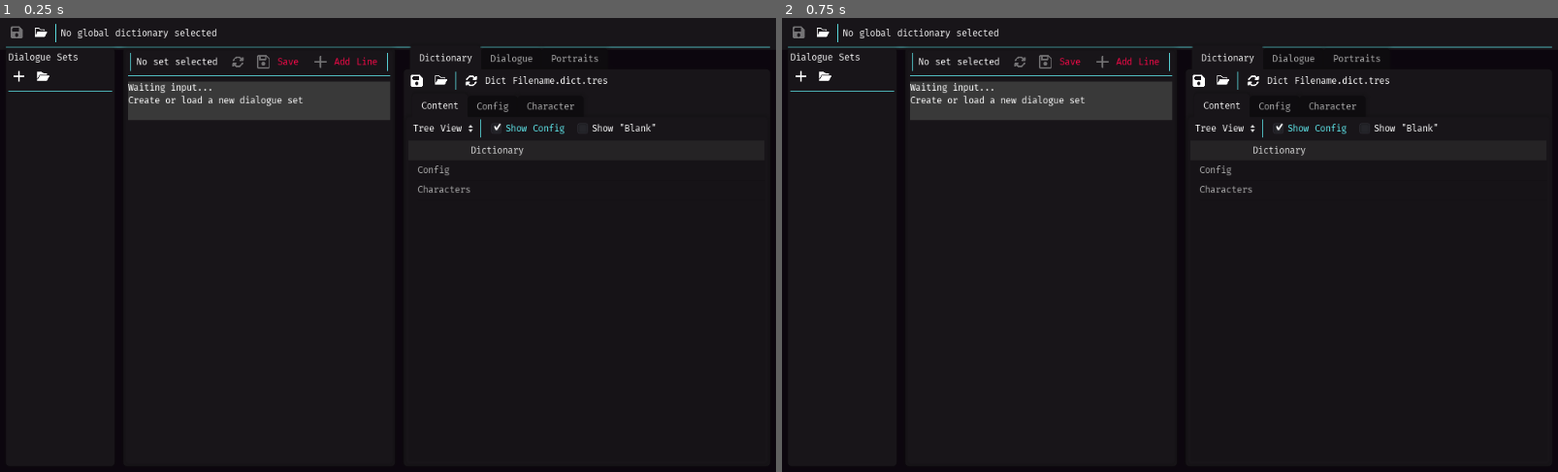
Above: before the commit, frames 1-2 (left to right).
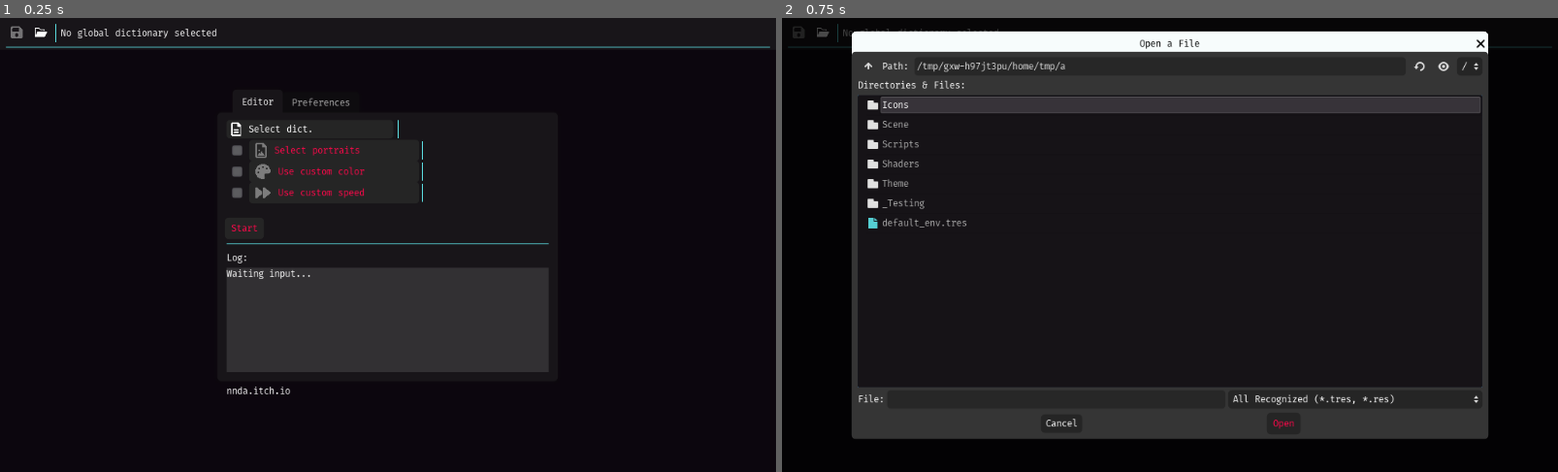
Above: after the commit, the same moments.

Repository: nndda/dlg-set-editor
Game: Godot game, scene res://Scene/MainApp.tscn
Two runs of this game, one before a commit and one after it. Both use one fixed random seed, a clock stepped at 60 frames per second and the inputs below.
Inputs (mouse positions are in pixels of both pictures, inside the frame that each line leads up to):
- Up to frame 1 (0.25 s): no input
- Up to frame 2 (0.75 s): click (1092, 126) at 0.5 s, where only the run after the commit has a clickable "Select dict."

The runs differ from the first frame. In frame 1, 16% of the frame differs, in the area x 1-99%, y 6-83%; in frame 2, 19%, in the area x 0-100%, y 1-93%.
Error in both runs: Invalid get index 'auto_backup' (on base: 'String'). (res://global.gd:54)

Commit message:
Clean up and add more UI elements

Diff:
--- a/Scene/MainApp.tscn
+++ b/Scene/MainApp.tscn
@@ -27,6 +27,7 @@
 [ext_resource path="res://Scene/DictionaryEditor.gd" type="Script" id=25]
 [ext_resource path="res://Scripts/DlgSetsCrawler.gd" type="Script" id=26]
 [ext_resource path="res://Scripts/DlgSetsCrawler_Logs.gd" type="Script" id=27]
+[ext_resource path="res://Icons/pen-solid.svg" type="Texture" id=28]
 
 [sub_resource type="ShaderMaterial" id=8]
 shader = ExtResource( 11 )
@@ -182,23 +183,23 @@
 custom_constants/separation = 6
 
 [node name="MainEditor" type="HSplitContainer" parent="."]
+visible = false
 anchor_right = 1.0
 anchor_bottom = 1.0
 margin_left = 8.0
 margin_top = 44.0
 margin_right = -8.0
-margin_bottom = -8.0
 split_offset = 45
 
 [node name="DlgSetsPanel" type="PanelContainer" parent="MainEditor"]
-margin_right = 143.0
-margin_bottom = 552.0
+margin_right = 51.0
+margin_bottom = 560.0
 
 [node name="Main" type="VBoxContainer" parent="MainEditor/DlgSetsPanel"]
 margin_left = 3.0
 margin_top = 3.0
 margin_right = 140.0
-margin_bottom = 549.0
+margin_bottom = 557.0
 
 [node name="Label" type="Label" parent="MainEditor/DlgSetsPanel/Main"]
 margin_right = 137.0
@@ -255,26 +256,26 @@
 script = ExtResource( 9 )
 
 [node name="Sets_Dict" type="HSplitContainer" parent="MainEditor"]
-margin_left = 155.0
+margin_left = 63.0
 margin_right = 1008.0
-margin_bottom = 552.0
+margin_bottom = 560.0
 
 [node name="DlgEditorPanel" type="PanelContainer" parent="MainEditor/Sets_Dict"]
-margin_right = 358.0
-margin_bottom = 552.0
+margin_right = 6.0
+margin_bottom = 560.0
 
 [node name="ArraySetEditor" parent="MainEditor/Sets_Dict/DlgEditorPanel" instance=ExtResource( 2 )]
 margin_left = 3.0
 margin_top = 3.0
 margin_right = 355.0
-margin_bottom = 549.0
+margin_bottom = 557.0
 rect_min_size = Vector2( 270, 0 )
 size_flags_horizontal = 3
 
 [node name="DictionaryPanel" type="TabContainer" parent="MainEditor/Sets_Dict"]
-margin_left = 370.0
-margin_right = 853.0
-margin_bottom = 552.0
+margin_left = 18.0
+margin_right = 945.0
+margin_bottom = 560.0
 tab_align = 0
 script = ExtResource( 25 )
 
@@ -340,14 +341,15 @@
 text = "Dict Filename.dict.tres"
 
 [node name="Control" type="HBoxContainer" parent="MainEditor/Sets_Dict/DictionaryPanel/Dictionary"]
+visible = false
 margin_top = 28.0
 margin_right = 477.0
 margin_bottom = 28.0
 
 [node name="Panel" type="TabContainer" parent="MainEditor/Sets_Dict/DictionaryPanel/Dictionary"]
-margin_top = 32.0
+margin_top = 28.0
 margin_right = 477.0
-margin_bottom = 518.0
+margin_bottom = 526.0
 size_flags_horizontal = 3
 size_flags_vertical = 3
 tab_align = 0
@@ -357,7 +359,7 @@
 anchor_right = 1.0
 anchor_bottom = 1.0
 margin_left = 3.0
-margin_top = 31.0
+margin_top = 28.0
 margin_right = -3.0
 margin_bottom = -3.0
 
@@ -399,7 +401,7 @@
 [node name="Tree" type="Tree" parent="MainEditor/Sets_Dict/DictionaryPanel/Dictionary/Panel/Content"]
 margin_top = 28.0
 margin_right = 471.0
-margin_bottom = 452.0
+margin_bottom = 464.0
 size_flags_horizontal = 3
 size_flags_vertical = 3
 columns = 2
@@ -416,10 +418,11 @@
 selection_enabled = true
 
 [node name="Config" type="VBoxContainer" parent="MainEditor/Sets_Dict/DictionaryPanel/Dictionary/Panel"]
+visible = false
 anchor_right = 1.0
 anchor_bottom = 1.0
 margin_left = 3.0
-margin_top = 31.0
+margin_top = 28.0
 margin_right = -3.0
 margin_bottom = -3.0
 
@@ -427,10 +430,21 @@
 margin_right = 471.0
 margin_bottom = 4.0
 
+[node name="use_portraits_warn" type="Button" parent="MainEditor/Sets_Dict/DictionaryPanel/Dictionary/Panel/Config"]
+modulate = Color( 1, 0.921569, 0, 1 )
+margin_top = 8.0
+margin_right = 471.0
+margin_bottom = 32.0
+mouse_filter = 2
+text = "Portrait undefined, load the image file at the \"Portraits\" tab"
+flat = true
+align = 0
+expand_icon = true
+
 [node name="use_portraits" type="CheckBox" parent="MainEditor/Sets_Dict/DictionaryPanel/Dictionary/Panel/Config"]
-margin_top = 8.0
-margin_right = 471.0
-margin_bottom = 32.0
+margin_top = 36.0
+margin_right = 471.0
+margin_bottom = 60.0
 size_flags_horizontal = 3
 text = " Use Portraits"
 icon = ExtResource( 19 )
@@ -438,9 +452,9 @@
 script = ExtResource( 16 )
 
 [node name="PortraitConfig" type="VBoxContainer" parent="MainEditor/Sets_Dict/DictionaryPanel/Dictionary/Panel/Config"]
-margin_top = 36.0
-margin_right = 471.0
-margin_bottom = 188.0
+margin_top = 64.0
+margin_right = 471.0
+margin_bottom = 216.0
 
 [node name="Label" type="Label" parent="MainEditor/Sets_Dict/DictionaryPanel/Dictionary/Panel/Config/PortraitConfig"]
 margin_right = 471.0
@@ -556,14 +570,14 @@
 suffix = "px"
 
 [node name="HSeparator2" type="HSeparator" parent="MainEditor/Sets_Dict/DictionaryPanel/Dictionary/Panel/Config"]
-margin_top = 192.0
-margin_right = 471.0
-margin_bottom = 196.0
+margin_top = 220.0
+margin_right = 471.0
+margin_bottom = 224.0
 
 [node name="use_custom_color" type="CheckBox" parent="MainEditor/Sets_Dict/DictionaryPanel/Dictionary/Panel/Config"]
-margin_top = 200.0
-margin_right = 471.0
-margin_bottom = 224.0
+margin_top = 228.0
+margin_right = 471.0
+margin_bottom = 252.0
 size_flags_horizontal = 3
 text = " Use custom color"
 icon = ExtResource( 17 )
@@ -571,39 +585,45 @@
 script = ExtResource( 16 )
 
 [node name="HSeparator3" type="HSeparator" parent="MainEditor/Sets_Dict/DictionaryPanel/Dictionary/Panel/Config"]
-margin_top = 228.0
-margin_right = 471.0
-margin_bottom = 232.0
+margin_top = 256.0
+margin_right = 471.0
+margin_bottom = 260.0
 
 [node name="use_custom_speed" type="CheckBox" parent="MainEditor/Sets_Dict/DictionaryPanel/Dictionary/Panel/Config"]
-margin_top = 236.0
-margin_right = 471.0
-margin_bottom = 260.0
+margin_top = 264.0
+margin_right = 471.0
+margin_bottom = 288.0
 size_flags_horizontal = 3
 text = " Use custom speed"
 icon = ExtResource( 18 )
 expand_icon = true
 script = ExtResource( 16 )
 
-[node name="Character" type="VBoxContainer" parent="MainEditor/Sets_Dict/DictionaryPanel/Dictionary/Panel"]
-visible = false
+[node name="Character" type="ScrollContainer" parent="MainEditor/Sets_Dict/DictionaryPanel/Dictionary/Panel"]
 anchor_right = 1.0
 anchor_bottom = 1.0
 margin_left = 3.0
 margin_top = 31.0
 margin_right = -3.0
 margin_bottom = -3.0
-
-[node name="Current" type="HBoxContainer" parent="MainEditor/Sets_Dict/DictionaryPanel/Dictionary/Panel/Character"]
-margin_right = 471.0
-margin_bottom = 24.0
-
-[node name="Options" type="OptionButton" parent="MainEditor/Sets_Dict/DictionaryPanel/Dictionary/Panel/Character/Current"]
+scroll_horizontal_enabled = false
+
+[node name="Item" type="VBoxContainer" parent="MainEditor/Sets_Dict/DictionaryPanel/Dictionary/Panel/Character"]
+margin_right = 471.0
+margin_bottom = 464.0
+size_flags_horizontal = 3
+size_flags_vertical = 3
+
+[node name="Current" type="HBoxContainer" parent="MainEditor/Sets_Dict/DictionaryPanel/Dictionary/Panel/Character/Item"]
+margin_right = 471.0
+margin_bottom = 24.0
+
+[node name="Options" type="OptionButton" parent="MainEditor/Sets_Dict/DictionaryPanel/Dictionary/Panel/Character/Item/Current"]
 margin_right = 407.0
 margin_bottom = 24.0
 size_flags_horizontal = 3
 
-[node name="New" type="Button" parent="MainEditor/Sets_Dict/DictionaryPanel/Dictionary/Panel/Character/Current"]
+[node name="New" type="Button" parent="MainEditor/Sets_Dict/DictionaryPanel/Dictionary/Panel/Character/Item/Current"]
 margin_left = 411.0
 margin_right = 439.0
 margin_bottom = 24.0
@@ -612,7 +632,7 @@
 icon_align = 1
 expand_icon = true
 
-[node name="Delete" type="Button" parent="MainEditor/Sets_Dict/DictionaryPanel/Dictionary/Panel/Character/Current"]
+[node name="Delete" type="Button" parent="MainEditor/Sets_Dict/DictionaryPanel/Dictionary/Panel/Character/Item/Current"]
 margin_left = 443.0
 margin_right = 471.0
 margin_bottom = 24.0
@@ -621,12 +641,12 @@
 icon_align = 1
 expand_icon = true
 
-[node name="HSeparator" type="HSeparator" parent="MainEditor/Sets_Dict/DictionaryPanel/Dictionary/Panel/Character"]
+[node name="HSeparator" type="HSeparator" parent="MainEditor/Sets_Dict/DictionaryPanel/Dictionary/Panel/Character/Item"]
 margin_top = 28.0
 margin_right = 471.0
 margin_bottom = 32.0
 
-[node name="Name" type="Label" parent="MainEditor/Sets_Dict/DictionaryPanel/Dictionary/Panel/Character"]
+[node name="Name" type="Label" parent="MainEditor/Sets_Dict/DictionaryPanel/Dictionary/Panel/Character/Item"]
 margin_top = 36.0
 margin_right = 471.0
 margin_bottom = 54.0
@@ -634,12 +654,12 @@
 text = "Character's Name"
 align = 1
 
-[node name="CenterContainer" type="CenterContainer" parent="MainEditor/Sets_Dict/DictionaryPanel/Dictionary/Panel/Character"]
+[node name="CenterContainer" type="CenterContainer" parent="MainEditor/Sets_Dict/DictionaryPanel/Dictionary/Panel/Character/Item"]
 margin_top = 58.0
 margin_right = 471.0
 margin_bottom = 250.0
 
-[node name="TextureRect" type="TextureRect" parent="MainEditor/Sets_Dict/DictionaryPanel/Dictionary/Panel/Character/CenterContainer"]
+[node name="TextureRect" type="TextureRect" parent="MainEditor/Sets_Dict/DictionaryPanel/Dictionary/Panel/Character/Item/CenterContainer"]
 margin_left = 139.0
 margin_right = 331.0
 margin_bottom = 192.0
@@ -647,46 +667,98 @@
 texture = SubResource( 10 )
 expand = true
 
-[node name="CurrentChr" type="VBoxContainer" parent="MainEditor/Sets_Dict/DictionaryPanel/Dictionary/Panel/Character"]
+[node name="CurrentChr" type="VBoxContainer" parent="MainEditor/Sets_Dict/DictionaryPanel/Dictionary/Panel/Character/Item"]
 margin_top = 254.0
 margin_right = 471.0
 margin_bottom = 300.0
 
-[node name="Label" type="Label" parent="MainEditor/Sets_Dict/DictionaryPanel/Dictionary/Panel/Character/CurrentChr"]
+[node name="Label" type="Label" parent="MainEditor/Sets_Dict/DictionaryPanel/Dictionary/Panel/Character/Item/CurrentChr"]
 margin_right = 471.0
 margin_bottom = 18.0
 size_flags_horizontal = 3
 text = "Character's Name"
 
-[node name="LineEdit" type="LineEdit" parent="MainEditor/Sets_Dict/DictionaryPanel/Dictionary/Panel/Character/CurrentChr"]
+[node name="LineEdit" type="LineEdit" parent="MainEditor/Sets_Dict/DictionaryPanel/Dictionary/Panel/Character/Item/CurrentChr"]
+visible = false
 margin_top = 22.0
 margin_right = 471.0
 margin_bottom = 46.0
 size_flags_horizontal = 3
 text = "Godette"
 
-[node name="CurrentExpressions" type="VBoxContainer" parent="MainEditor/Sets_Dict/DictionaryPanel/Dictionary/Panel/Character"]
+[node name="HBoxContainer" type="HBoxContainer" parent="MainEditor/Sets_Dict/DictionaryPanel/Dictionary/Panel/Character/Item/CurrentChr"]
+margin_top = 22.0
+margin_right = 471.0
+margin_bottom = 46.0
+
+[node name="LineEdit" type="LineEdit" parent="MainEditor/Sets_Dict/DictionaryPanel/Dictionary/Panel/Character/Item/CurrentChr/HBoxContainer"]
+margin_right = 439.0
+margin_bottom = 24.0
+size_flags_horizontal = 3
+text = "Godette"
+
+[node name="ColorPickerButton" type="ColorPickerButton" parent="MainEditor/Sets_Dict/DictionaryPanel/Dictionary/Panel/Character/Item/CurrentChr/HBoxContainer"]
+margin_left = 443.0
+margin_right = 471.0
+margin_bottom = 24.0
+rect_min_size = Vector2( 28, 0 )
+icon = ExtResource( 17 )
+icon_align = 1
+expand_icon = true
+color = Color( 1, 1, 1, 1 )
+edit_alpha = false
+
+[node name="CustomColor" type="VBoxContainer" parent="MainEditor/Sets_Dict/DictionaryPanel/Dictionary/Panel/Character/Item"]
+visible = false
+margin_top = 332.0
+margin_right = 463.0
+margin_bottom = 378.0
+
+[node name="Label" type="Label" parent="MainEditor/Sets_Dict/DictionaryPanel/Dictionary/Panel/Character/Item/CustomColor"]
+margin_right = 463.0
+margin_bottom = 18.0
+size_flags_horizontal = 3
+text = "Custom Color"
+
+[node name="ColorPickerButton" type="ColorPickerButton" parent="MainEditor/Sets_Dict/DictionaryPanel/Dictionary/Panel/Character/Item/CustomColor"]
+margin_top = 22.0
+margin_right = 463.0
+margin_bottom = 46.0
+icon_align = 1
+color = Color( 1, 1, 1, 1 )
+edit_alpha = false
+
+[node name="CurrentExpressions" type="VBoxContainer" parent="MainEditor/Sets_Dict/DictionaryPanel/Dictionary/Panel/Character/Item"]
 margin_top = 304.0
 margin_right = 471.0
 margin_bottom = 406.0
 
-[node name="Label" type="Label" parent="MainEditor/Sets_Dict/DictionaryPanel/Dictionary/Panel/Character/CurrentExpressions"]
+[node name="Label" type="Label" parent="MainEditor/Sets_Dict/DictionaryPanel/Dictionary/Panel/Character/Item/CurrentExpressions"]
 margin_right = 471.0
 margin_bottom = 18.0
 size_flags_horizontal = 3
 text = "Expressions"
 
-[node name="Current" type="HBoxContainer" parent="MainEditor/Sets_Dict/DictionaryPanel/Dictionary/Panel/Character/CurrentExpressions"]
+[node name="Current" type="HBoxContainer" parent="MainEditor/Sets_Dict/DictionaryPanel/Dictionary/Panel/Character/Item/CurrentExpressions"]
 margin_top = 22.0
 margin_right = 471.0
 margin_bottom = 46.0
 
-[node name="Options" type="OptionButton" parent="MainEditor/Sets_Dict/DictionaryPanel/Dictionary/Panel/Character/CurrentExpressions/Current"]
+[node name="Edit" type="Button" parent="MainEditor/Sets_Dict/DictionaryPanel/Dictionary/Panel/Character/Item/CurrentExpressions/Current"]
+margin_right = 28.0
+margin_bottom = 24.0
+rect_min_size = Vector2( 28, 0 )
+icon = ExtResource( 28 )
+icon_align = 1
+expand_icon = true
+
+[node name="Options" type="OptionButton" parent="MainEditor/Sets_Dict/DictionaryPanel/Dictionary/Panel/Character/Item/CurrentExpressions/Current"]
+margin_left = 32.0
 margin_right = 407.0
 margin_bottom = 24.0
 size_flags_horizontal = 3
 
-[node name="New" type="Button" parent="MainEditor/Sets_Dict/DictionaryPanel/Dictionary/Panel/Character/CurrentExpressions/Current"]
+[node name="New" type="Button" parent="MainEditor/Sets_Dict/DictionaryPanel/Dictionary/Panel/Character/Item/CurrentExpressions/Current"]
 margin_left = 411.0
 margin_right = 439.0
 margin_bottom = 24.0
@@ -695,7 +767,7 @@
 icon_align = 1
 expand_icon = true
 
-[node name="Delete" type="Button" parent="MainEditor/Sets_Dict/DictionaryPanel/Dictionary/Panel/Character/CurrentExpressions/Current"]
+[node name="Delete" type="Button" parent="MainEditor/Sets_Dict/DictionaryPanel/Dictionary/Panel/Character/Item/CurrentExpressions/Current"]
 margin_left = 443.0
 margin_right = 471.0
 margin_bottom = 24.0
@@ -704,19 +776,19 @@
 icon_align = 1
 expand_icon = true
 
-[node name="Column" type="HBoxContainer" parent="MainEditor/Sets_Dict/DictionaryPanel/Dictionary/Panel/Character/CurrentExpressions"]
+[node name="Column" type="HBoxContainer" parent="MainEditor/Sets_Dict/DictionaryPanel/Dictionary/Panel/Character/Item/CurrentExpressions"]
 margin_top = 50.0
 margin_right = 471.0
 margin_bottom = 74.0
 
-[node name="Label" type="Label" parent="MainEditor/Sets_Dict/DictionaryPanel/Dictionary/Panel/Character/CurrentExpressions/Column"]
+[node name="Label" type="Label" parent="MainEditor/Sets_Dict/DictionaryPanel/Dictionary/Panel/Character/Item/CurrentExpressions/Column"]
 margin_top = 3.0
 margin_right = 233.0
 margin_bottom = 21.0
 size_flags_horizontal = 3
 text = "Column"
 
-[node name="Value" type="SpinBox" parent="MainEditor/Sets_Dict/DictionaryPanel/Dictionary/Panel/Character/CurrentExpressions/Column"]
+[node name="Value" type="SpinBox" parent="MainEditor/Sets_Dict/DictionaryPanel/Dictionary/Panel/Character/Item/CurrentExpressions/Column"]
 margin_left = 237.0
 margin_right = 471.0
 margin_bottom = 24.0
@@ -728,19 +800,19 @@
 allow_greater = true
 align = 1
 
-[node name="Row" type="HBoxContainer" parent="MainEditor/Sets_Dict/DictionaryPanel/Dictionary/Panel/Character/CurrentExpressions"]
+[node name="Row" type="HBoxContainer" parent="MainEditor/Sets_Dict/DictionaryPanel/Dictionary/Panel/Character/Item/CurrentExpressions"]
 margin_top = 78.0
 margin_right = 471.0
 margin_bottom = 102.0
 
-[node name="Label" type="Label" parent="MainEditor/Sets_Dict/DictionaryPanel/Dictionary/Panel/Character/CurrentExpressions/Row"]
+[node name="Label" type="Label" parent="MainEditor/Sets_Dict/DictionaryPanel/Dictionary/Panel/Character/Item/CurrentExpressions/Row"]
 margin_top = 3.0
 margin_right = 233.0
 margin_bottom = 21.0
 size_flags_horizontal = 3
 text = "Row"
 
-[node name="Value" type="SpinBox" parent="MainEditor/Sets_Dict/DictionaryPanel/Dictionary/Panel/Character/CurrentExpressions/Row"]
+[node name="Value" type="SpinBox" parent="MainEditor/Sets_Dict/DictionaryPanel/Dictionary/Panel/Character/Item/CurrentExpressions/Row"]
 margin_left = 237.0
 margin_right = 471.0
 margin_bottom = 24.0
@@ -752,23 +824,15 @@
 allow_greater = true
 align = 1
 
-[node name="CustomColor" type="VBoxContainer" parent="MainEditor/Sets_Dict/DictionaryPanel/Dictionary/Panel/Character"]
+[node name="ControlChanges" type="VBoxContainer" parent="MainEditor/Sets_Dict/DictionaryPanel/Dictionary/Panel/Character/Item"]
 margin_top = 410.0
 margin_right = 471.0
-margin_bottom = 456.0
-
-[node name="Label" type="Label" parent="MainEditor/Sets_Dict/DictionaryPanel/Dictionary/Panel/Character/CustomColor"]
-margin_right = 471.0
-margin_bottom = 18.0
-size_flags_horizontal = 3
-text = "Custom Color"
-
-[node name="ColorPickerButton" type="ColorPickerButton" parent="MainEditor/Sets_Dict/DictionaryPanel/Dictionary/Panel/Character/CustomColor"]
-margin_top = 22.0
-margin_right = 471.0
-margin_bottom = 46.0
-color = Color( 1, 1, 1, 1 )
-edit_alpha = false
+margin_bottom = 434.0
+
+[node name="Button" type="Button" parent="MainEditor/Sets_Dict/DictionaryPanel/Dictionary/Panel/Character/Item/ControlChanges"]
+margin_right = 471.0
+margin_bottom = 24.0
+text = "Apply changes"
 
 [node name="Dialogue" type="Tabs" parent="MainEditor/Sets_Dict/DictionaryPanel"]
 visible = false
@@ -867,7 +931,6 @@
 text = "px"
 
 [node name="StartScreen" type="PanelContainer" parent="."]
-visible = false
 anchor_top = 0.067
 anchor_right = 1.0
 anchor_bottom = 1.0
@@ -880,10 +943,10 @@
 rect_min_size = Vector2( 0, 500 )
 
 [node name="VBoxContainer" type="VBoxContainer" parent="StartScreen/CenterContainer"]
-margin_left = 470.0
-margin_top = 269.0
-margin_right = 554.0
-margin_bottom = 331.0
+margin_left = 299.0
+margin_top = 98.0
+margin_right = 724.0
+margin_bottom = 502.0
 custom_constants/separation = 16
 
 [node name="TabContainer" type="TabContainer" parent="StartScreen/CenterContainer/VBoxContainer"]
@@ -1677,6 +1740,7 @@
 [connection signal="pressed" from="MainEditor/DlgSetsPanel/Main/Add/Create" to="MainEditor/DlgSetsPanel/Main/SetList" method="_on_Create_pressed"]
 [connection signal="pressed" from="MainEditor/DlgSetsPanel/Main/Add/Browse" to="MainEditor/DlgSetsPanel/Main/SetList" method="_on_Browse_pressed"]
 [connection signal="tab_selected" from="MainEditor/Sets_Dict/DictionaryPanel" to="MainEditor/Sets_Dict/DictionaryPanel" method="_on_DictionaryPanel_tab_selected"]
+[connection signal="pressed" from="MainEditor/Sets_Dict/DictionaryPanel/Dictionary/FileInfo/Save" to="MainEditor/Sets_Dict/DictionaryPanel" method="_on_Save_pressed"]
 [connection signal="visibility_changed" from="MainEditor/Sets_Dict/DictionaryPanel/Dictionary/Panel/Content" to="MainEditor/Sets_Dict/DictionaryPanel" method="_on_DictContentView_visibility_changed"]
 [connection signal="item_selected" from="MainEditor/Sets_Dict/DictionaryPanel/Dictionary/Panel/Content/Control/View" to="MainEditor/Sets_Dict/DictionaryPanel" method="_on_View_item_selected"]
 [connection signal="pressed" from="MainEditor/Sets_Dict/DictionaryPanel/Dictionary/Panel/Content/Control/ShowCfg" to="MainEditor/Sets_Dict/DictionaryPanel" method="UpdateDictContent"]
@@ -1688,8 +1752,11 @@
 [connection signal="value_changed" from="MainEditor/Sets_Dict/DictionaryPanel/Dictionary/Panel/Config/PortraitConfig/Height/Value" to="MainEditor/Sets_Dict/DictionaryPanel" method="_crop_portrait_Value_changed"]
 [connection signal="pressed" from="MainEditor/Sets_Dict/DictionaryPanel/Dictionary/Panel/Config/use_custom_color" to="MainEditor/Sets_Dict/DictionaryPanel" method="_on_use_custom_color_pressed"]
 [connection signal="pressed" from="MainEditor/Sets_Dict/DictionaryPanel/Dictionary/Panel/Config/use_custom_speed" to="MainEditor/Sets_Dict/DictionaryPanel" method="_on_use_custom_speed_pressed"]
-[connection signal="visibility_changed" from="MainEditor/Sets_Dict/DictionaryPanel/Dictionary/Panel/Character" to="MainEditor/Sets_Dict/DictionaryPanel" method="_on_CharacterEditor_visibility_changed"]
-[connection signal="color_changed" from="MainEditor/Sets_Dict/DictionaryPanel/Dictionary/Panel/Character/CustomColor/ColorPickerButton" to="MainEditor/Sets_Dict/DictionaryPanel" method="_on_ColorPickerButton_color_changed"]
+[connection signal="visibility_changed" from="MainEditor/Sets_Dict/DictionaryPanel/Dictionary/Panel/Character/Item" to="MainEditor/Sets_Dict/DictionaryPanel" method="_on_CharacterEditor_visibility_changed"]
+[connection signal="item_selected" from="MainEditor/Sets_Dict/DictionaryPanel/Dictionary/Panel/Character/Item/Current/Options" to="MainEditor/Sets_Dict/DictionaryPanel" method="_on_Chr_item_selected"]
+[connection signal="color_changed" from="MainEditor/Sets_Dict/DictionaryPanel/Dictionary/Panel/Character/Item/CurrentChr/HBoxContainer/ColorPickerButton" to="MainEditor/Sets_Dict/DictionaryPanel" method="_on_ColorPickerButton_color_changed"]
+[connection signal="color_changed" from="MainEditor/Sets_Dict/DictionaryPanel/Dictionary/Panel/Character/Item/CustomColor/ColorPickerButton" to="MainEditor/Sets_Dict/DictionaryPanel" method="_on_ColorPickerButton_color_changed"]
+[connection signal="item_selected" from="MainEditor/Sets_Dict/DictionaryPanel/Dictionary/Panel/Character/Item/CurrentExpressions/Current/Options" to="MainEditor/Sets_Dict/DictionaryPanel" method="_on_ChrExpressions_item_selected"]
 [connection signal="mouse_entered" from="StartScreen/CenterContainer/VBoxContainer/TabContainer/Editor/Inputs/BrowseBtn/Dict/Button" to="." method="set_tooltiphint" binds= [ "Godot Text File ( *.tres *.res ) containing a dictionary" ]]
 [connection signal="mouse_exited" from="StartScreen/CenterContainer/VBoxContainer/TabContainer/Editor/Inputs/BrowseBtn/Dict/Button" to="." method="set_tooltiphint"]
 [connection signal="pressed" from="StartScreen/CenterContainer/VBoxContainer/TabContainer/Editor/Inputs/BrowseBtn/Dict/Button" to="." method="_on_BrowseDict_pressed"]
Not shown: 1 places in Scene/MainApp.tscn that only renumber resources
